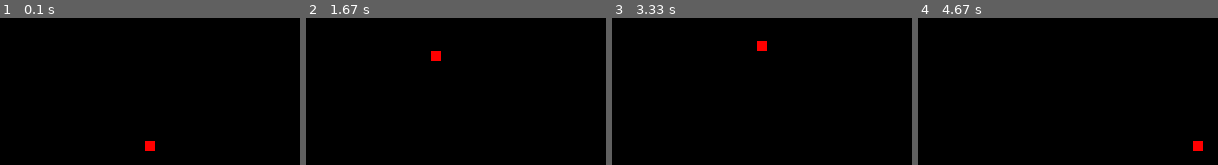
Above: before the commit, frames 1-4 (left to right).
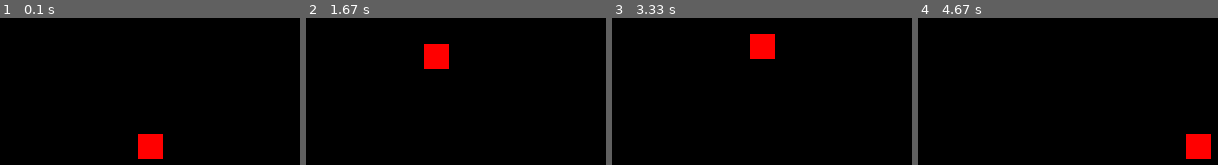
Above: after the commit, the same moments.

Repository: lerummi/pygame-template
Game: pygame game, started from app/main.py
Two runs of this game, one before a commit and one after it. Both use one fixed random seed, a clock stepped at 60 frames per second and the inputs below.
Inputs:
- Up to frame 1 (0.1 s): no input
- Up to frame 2 (1.67 s): hold Right 0.33-0.8 s; hold Up 0.83-1.13 s; hold Right 1.17-1.63 s
- Up to frame 3 (3.33 s): hold Left 1.67-2.2 s; hold Down 2.23-2.53 s; hold Left 2.57-2.97 s; hold Up from 3 s (still down)
- Up to frame 4 (4.67 s): release Up at 3.37 s; hold Right 3.4-4.03 s; hold Down 4.07-4.43 s; hold Left from 4.47 s (still down)

The runs differ from the first frame. In frame 1, 1.2% of the frame differs, in the area x 46-55%, y 78-96%; in frame 2, 1.2%; in frame 3, 1.2%; in frame 4, 1.2%.

Commit message:
Autoreload für den dev container

Diff:
--- a/app/main.py
+++ b/app/main.py
@@ -5,7 +5,7 @@
 window = pygame.display.set_mode((300, 300))
 clock = pygame.time.Clock()
 
-rect = pygame.Rect(0, 0, 10, 10)
+rect = pygame.Rect(0, 0, 25, 25)
 rect.center = window.get_rect().center
 vel = 5
 
Not shown, changed: .devcontainer/devcontainer.json
Not shown, changed: build-and-run.sh
Not shown, changed: watch-and-reload.sh
